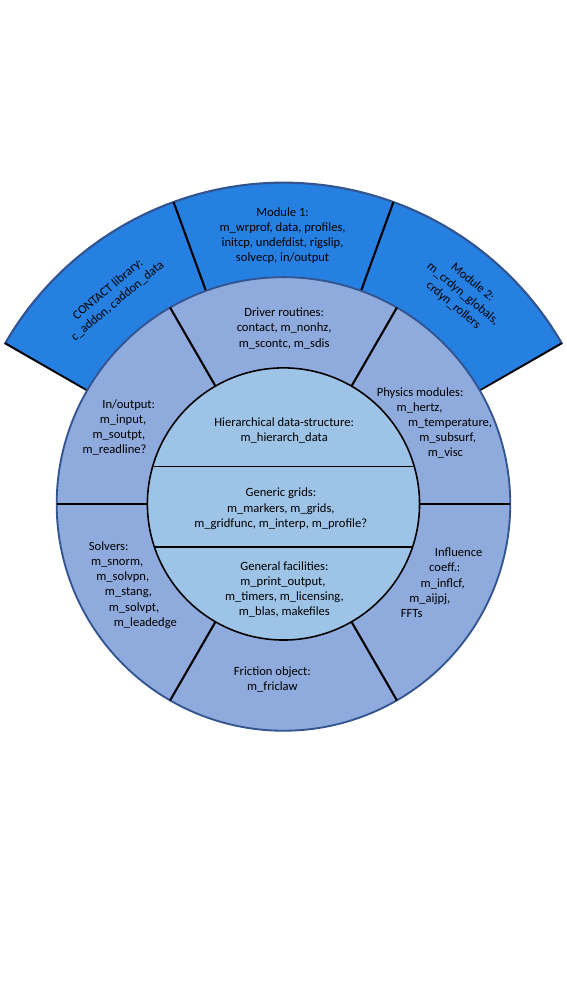
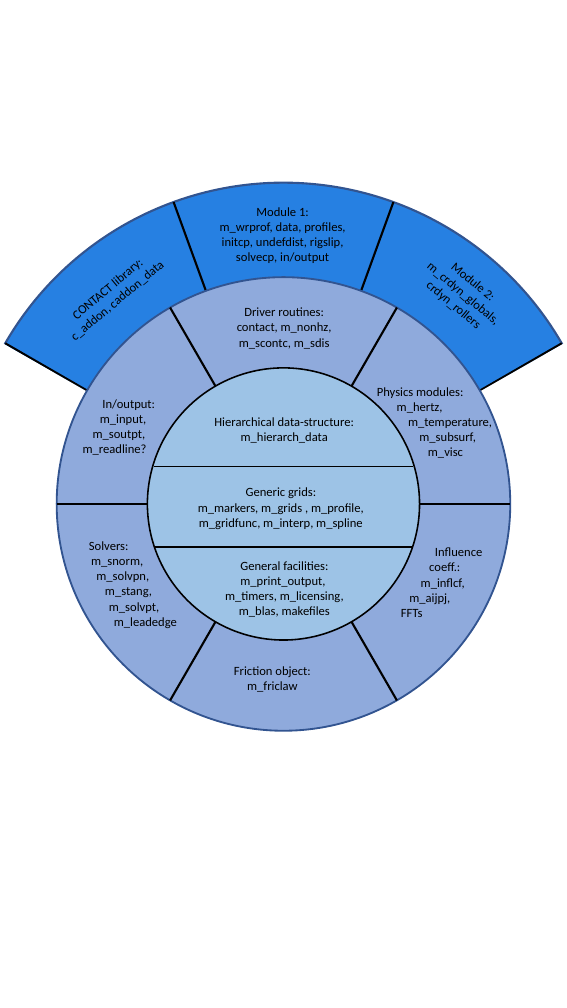
Before and after one commit to eve70a/CONTACT, a slide deck: slide 3 of doc/fig/contact_sw_arch.pptx. Drawn at 567x1008 pixels with LibreOffice and Linux fonts; fonts in the diff are those of the drawing. Boxes give left, top, right and bottom in pixels: in the first picture for what was removed or moved away, otherwise in the second. Text is boxed around its words. In the diff, an @@ line names an element or a change of style, - is before the commit and + after.

```diff
--- a/doc/fig/contact_sw_arch.pptx
+++ b/doc/fig/contact_sw_arch.pptx
@@ text at bbox=[198, 487, 364, 529]: text changed @@
-Generic grids:
-m_markers, m_grids,
-m_gridfunc, m_interp, m_profile?
+Generic grids:
+m_markers, m_grids , m_profile,
+m_gridfunc, m_interp, m_spline
```
Also in this commit, not shown: 1 other slide changed, 17 other files.
